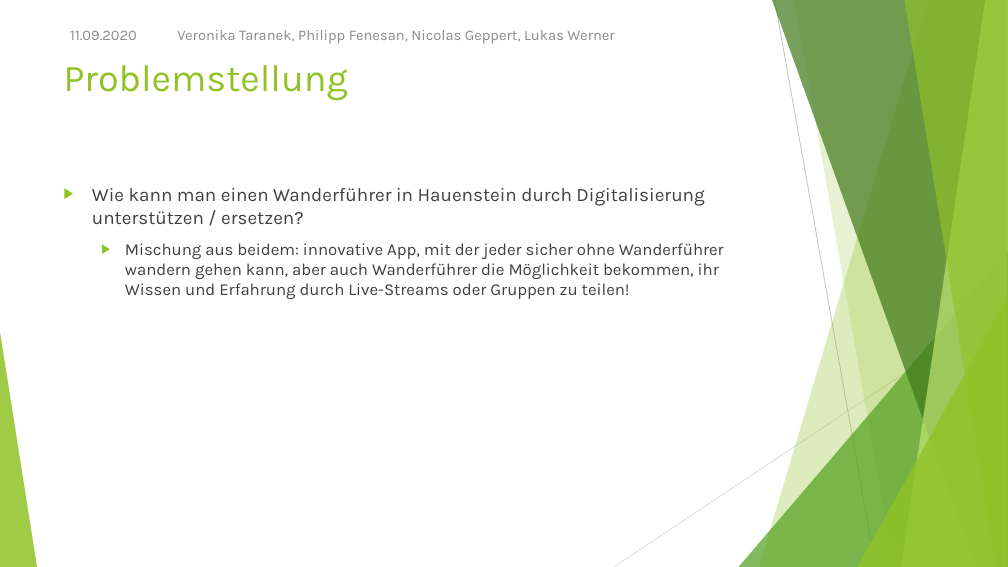
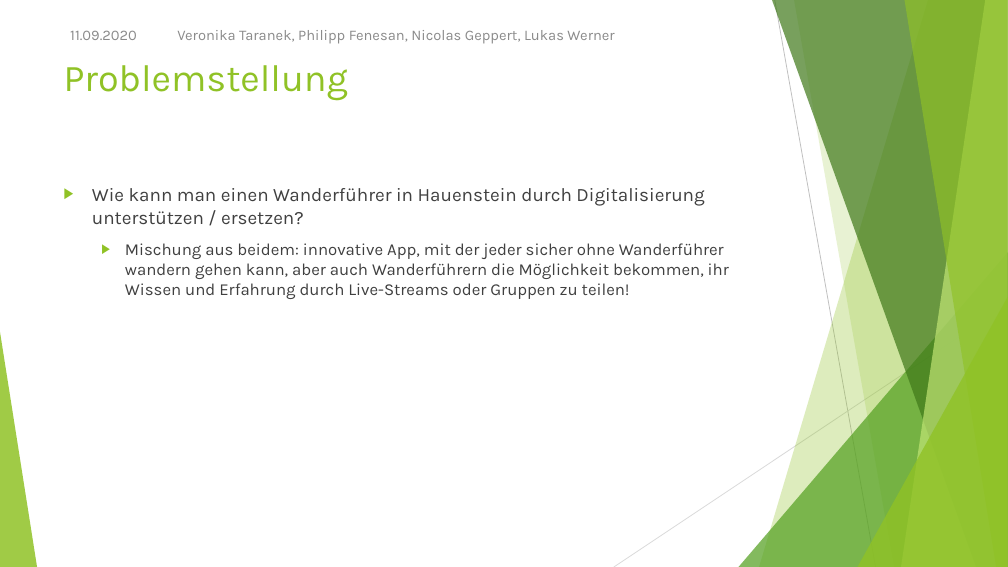
Before and after one commit to NicoGep/Programming_Project, a slide deck: slide 3 of presentation/wanderoo – Gruppe 3.pptx. Drawn at 1008x567 pixels with LibreOffice and Linux fonts; fonts in the diff are those of the drawing. Boxes give left, top, right and bottom in pixels: in the first picture for what was removed or moved away, otherwise in the second. Text is boxed around its words. In the diff, an @@ line names an element or a change of style, - is before the commit and + after.

Commit message:
presentation

```diff
--- a/presentation/wanderoo – Gruppe 3.pptx
+++ b/presentation/wanderoo – Gruppe 3.pptx
@@ text at (125, 243, 729, 299): text changed @@
-  ▶ Mischung aus beidem: innovative App, mit der jeder sicher ohne Wanderführer wandern gehen kann, aber auch Wanderführer die Möglichkeit bekommen, ihr Wissen und Erfahrung durch Live-Streams oder Gruppen zu teilen!
+  ▶ Mischung aus beidem: innovative App, mit der jeder sicher ohne Wanderführer wandern gehen kann, aber auch Wanderführern die Möglichkeit bekommen, ihr Wissen und Erfahrung durch Live-Streams oder Gruppen zu teilen!
```
Also in this commit, not shown: 19 other slides changed, 1 other file.
